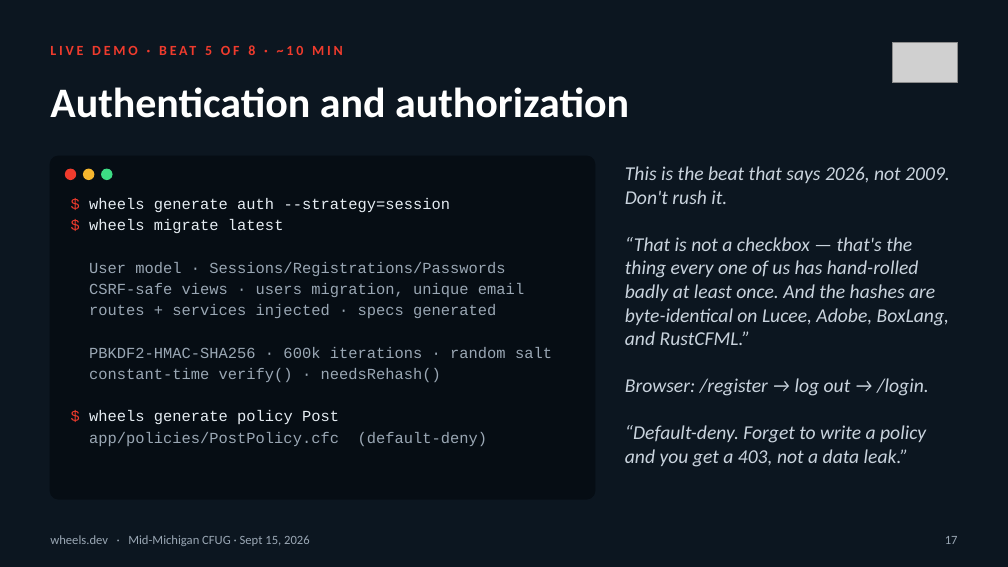
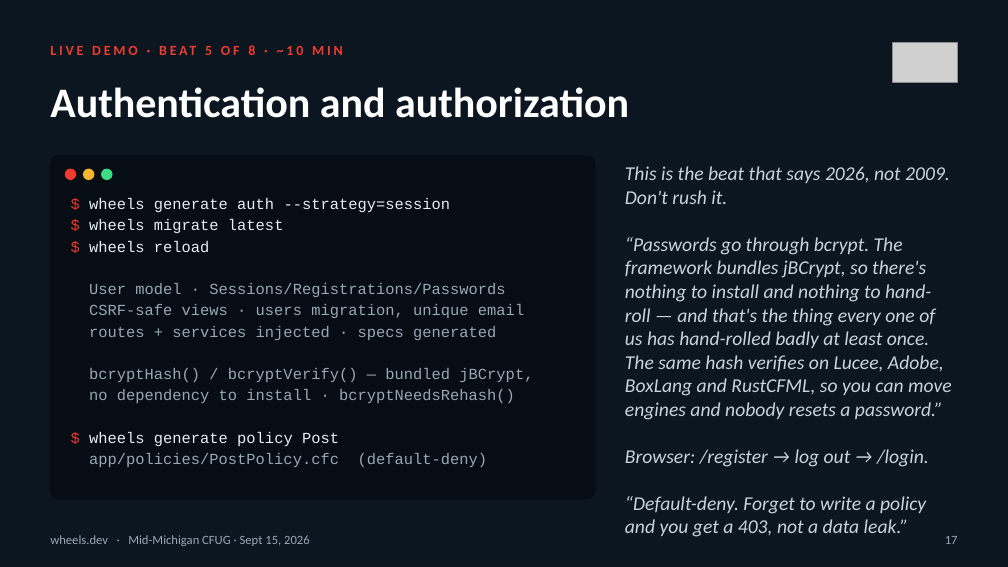
Before and after one commit to cfwheels/cfwheels, a slide deck: slide 17 of docs/presentations/cfug-2026-09-15/wheels-rails-style-cfml-mmcfug-2026-09-15.pptx. Drawn at 1008x567 pixels with LibreOffice and Linux fonts; fonts in the diff are those of the drawing; grey boxes stand for pictures. Boxes give left, top, right and bottom in pixels: in the first picture for what was removed or moved away, otherwise in the second. Text is boxed around its words. In the diff, an @@ line names an element or a change of style, - is before the commit and + after.

Commit message:
Update wheels-rails-style-cfml-mmcfug-2026-09-15.pptx
presentation

```diff
--- a/docs/presentations/cfug-2026-09-15/wheels-rails-style-cfml-mmcfug-2026-09-15.pptx
+++ b/docs/presentations/cfug-2026-09-15/wheels-rails-style-cfml-mmcfug-2026-09-15.pptx
@@ text at [625,237,952,420]: text changed @@
-“That is not a checkbox — that's the thing every one of us has hand-rolled badly at least once. And the hashes are byte-identical on Lucee, Adobe, BoxLang, and RustCFML.”
+“Passwords go through bcrypt. The framework bundles jBCrypt, so there's nothing to install and nothing to hand-roll — and that's the thing every one of us has hand-rolled badly at least once. The same hash verifies on Lucee, Adobe, BoxLang and RustCFML, so you can move engines and nobody resets a password.”
@@ text at [89,241,210,252]: paragraph added @@
+$ wheels reload
@@ text at [89,368,533,403]: text changed @@
-PBKDF2-HMAC-SHA256 · 600k iterations · random salt
-constant-time verify() · needsRehash()
+bcryptHash() / bcryptVerify() — bundled jBCrypt,
+no dependency to install · bcryptNeedsRehash()
```
Also in this commit, not shown: 22 other slides changed.
